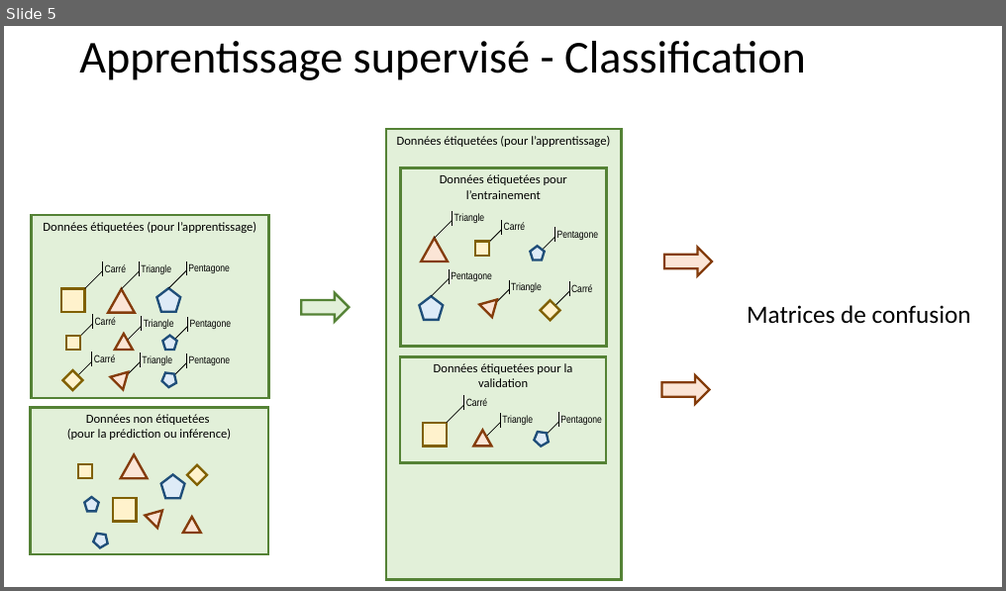
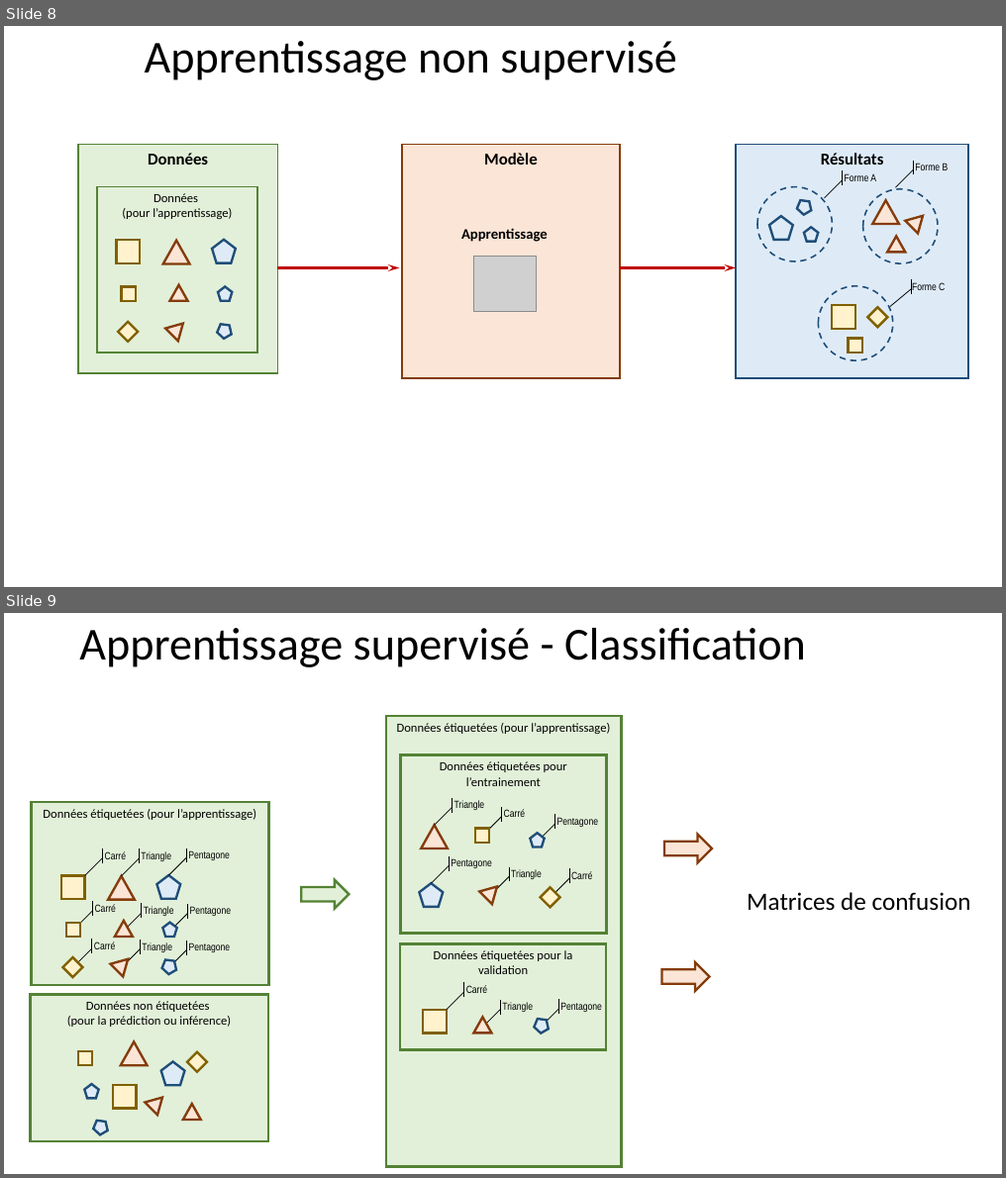
Before and after one commit to xpessoles/Informatique_Dev, a slide deck: Cy_00_IA/Chapitre_01_Introduction_IA/images/Figures.pptx. Shown one above the other, each under a label of ours: slide 5 before the commit, slides 8 and 9 after it. The pictures are 1006x591 and 1006x1178 pixels, drawn with LibreOffice and Linux fonts; fonts in the diff are those of the drawing; grey boxes stand for pictures. Boxes give left, top, right and bottom in pixels: in the first picture for what was removed or moved away, otherwise in the second. Text is boxed around its words. In the diff, an @@ line names an element or a change of style, - is before the commit and + after.

```diff
--- a/Cy_00_IA/Chapitre_01_Introduction_IA/images/Figures.pptx
+++ b/Cy_00_IA/Chapitre_01_Introduction_IA/images/Figures.pptx
@@ slide 8 added at [4,26,1002,587], background #FFFFFF @@
@@ title added at [145,41,676,80], 44 pt, text #000000 @@
+Apprentissage non supervisé
@@ rectangle added at [78,144,278,373], fill #E2F0D9, outline #548235 1.5 pt, 16 pt, text #000000, bold @@
+Données
@@ rectangle added at [402,144,620,378], fill #FBE5D6, outline #843C0B 1.5 pt, 16 pt, text #000000, bold @@
+Modèle
@@ rectangle added at [737,144,969,378], fill #DEEBF7, outline #1F4E79 1.5 pt, 16 pt, text #000000, bold @@
+Résultats
@@ line added from (843, 185) to (843, 171), #000000 0.75 pt @@
@@ text added at [845,174,876,181], 10 pt, text #000000 @@
+Forme A
@@ line added from (896, 187) to (914, 170), #000000 0.75 pt @@
@@ line added from (914, 174) to (914, 160), #000000 0.75 pt @@
@@ text added at [915,163,948,171], 10 pt, text #000000 @@
+Forme B
@@ rectangle added at [97,187,257,353], fill #E2F0D9, outline #548235 1.5 pt, 12 pt, text #000000 @@
+Données
+(pour l’apprentissage)
@@ group added at [757,187,833,262]: 3 pentagons, 1 ellipse @@
@@ line added from (825, 198) to (843, 180), #000000 0.75 pt @@
@@ group added at [863,189,939,264]: 3 triangles, 1 ellipse @@
@@ text added at [461,228,548,242], 14 pt, text #000000, bold @@
+Apprentissage
@@ picture added at [473,256,537,311] @@
@@ arrow added from (278, 268) to (399, 268), #C00000 2.25 pt @@
@@ arrow added from (620, 268) to (737, 268), #C00000 2.25 pt @@
@@ group added at [819,286,893,362]: 3 rectangles, 1 ellipse @@
@@ line added from (890, 307) to (912, 289), #000000 0.75 pt @@
@@ text added at [912,282,944,290], 10 pt, text #000000 @@
+Forme C
@@ line added from (912, 294) to (912, 279), #000000 0.75 pt @@
@@ group added at [116,240,236,342]: 3 rectangles, 3 triangles, 3 pentagons @@
@@ what was slide 5 is now slide 9 @@
```
Also in this commit, not shown: 4 other slides added, 17 other files.
